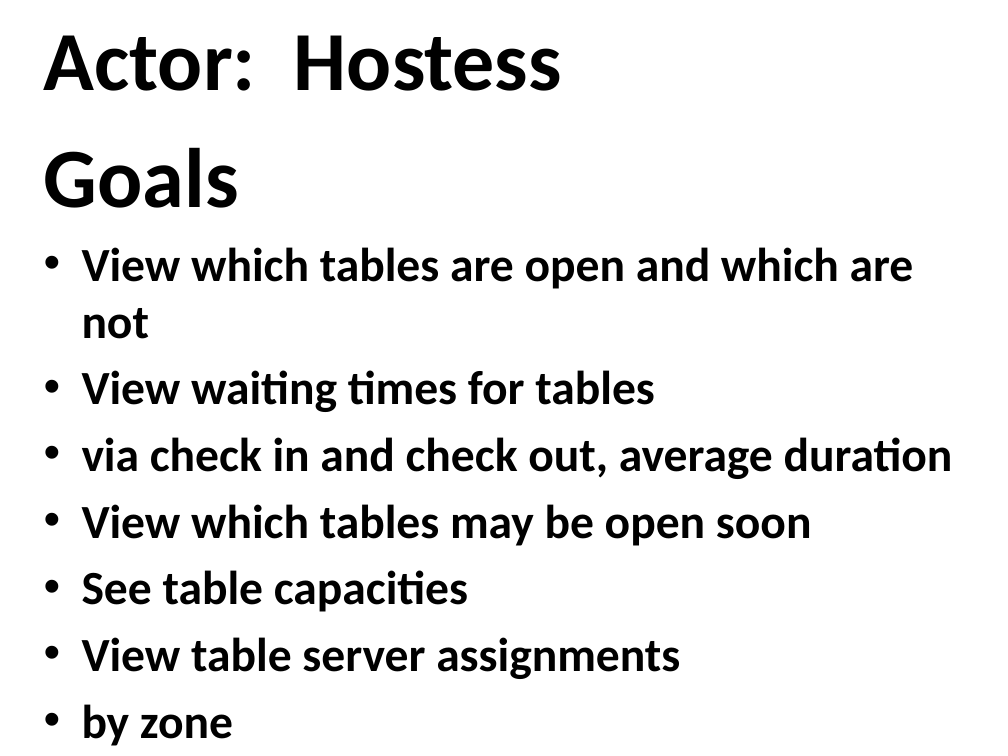
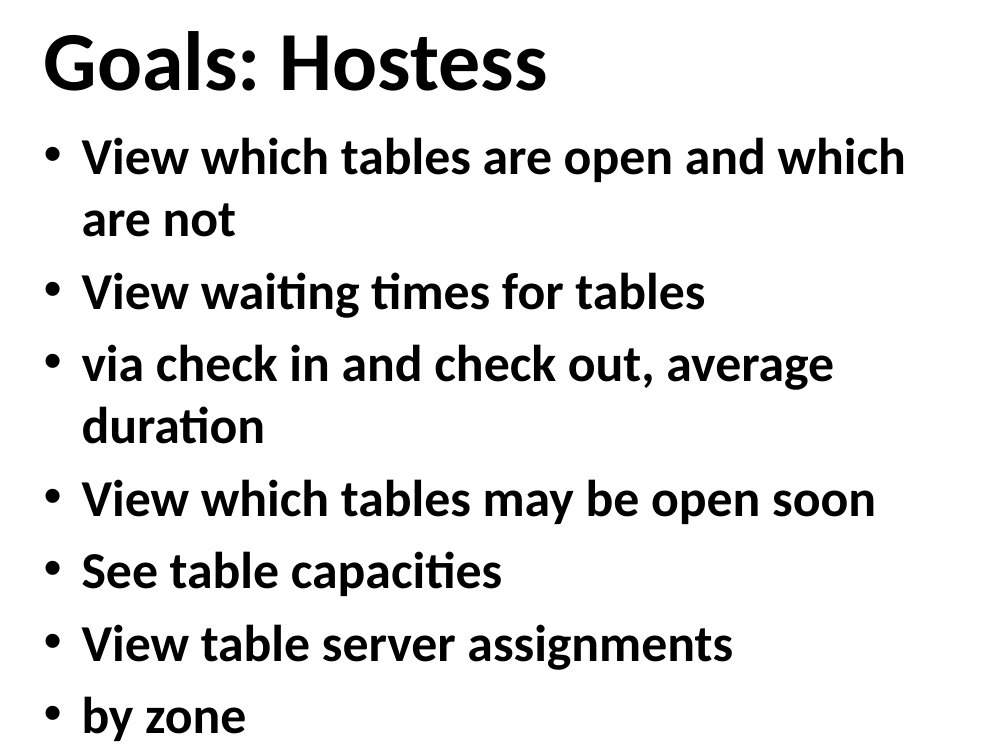
Before and after one commit to osmihi/Capstone, a slide deck: slide 11 of Project Documents/Group3_Presentation1_Capstone.pptx. Drawn at 1008x756 pixels with LibreOffice and Linux fonts; fonts in the diff are those of the drawing; background and template pictures are left out. Boxes give left, top, right and bottom in pixels: in the first picture for what was removed or moved away, otherwise in the second. Text is boxed around its words. In the diff, an @@ line names an element or a change of style, - is before the commit and + after.

```diff
--- a/Project Documents/Group3_Presentation1_Capstone.pptx
+++ b/Project Documents/Group3_Presentation1_Capstone.pptx
@@ title at [44, 31, 548, 91]: text changed @@
-Actor: Hostess
+Goals: Hostess
@@ text "View which tables are open ..." at [82, 137, 906, 670]: size 34 to 37 pt @@
@@ text at [44, 147, 239, 208]: paragraph removed @@
-Goals
```
Also in this commit, not shown: 12 other slides changed, 4 slides added, 8 slides removed.
